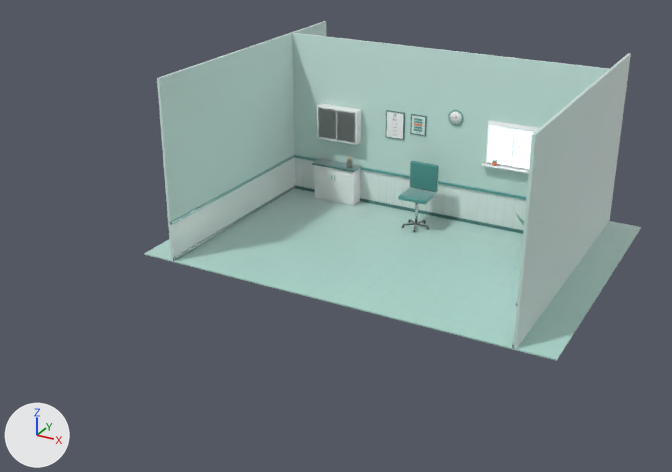
The glTF model prototype/drpatch-desk/models/room.glb: old version first, new version second.
Rendered twice from a 50 mm camera at (52.2, -112.8, 47.6) aimed at (-2.3, -13.7, -1.9). Arrows for +X, +Y and +Z are at lower left; the lights stay in place. The first picture is the older version. Where no turn or scale is listed for an object, it has been applied to the vertices. Vertices at exactly the same position are counted once.

Names of what the first picture shows: 'BackWall', 'BaseL', 'CabinetGlass', 'ChairBack', 'Floor', 'FloorSeams', 'LeftWall', 'RailL', 'RightWall', 'Wainscot', 'WainscotL', 'WainscotR', 'WindowSky' and 23 more.
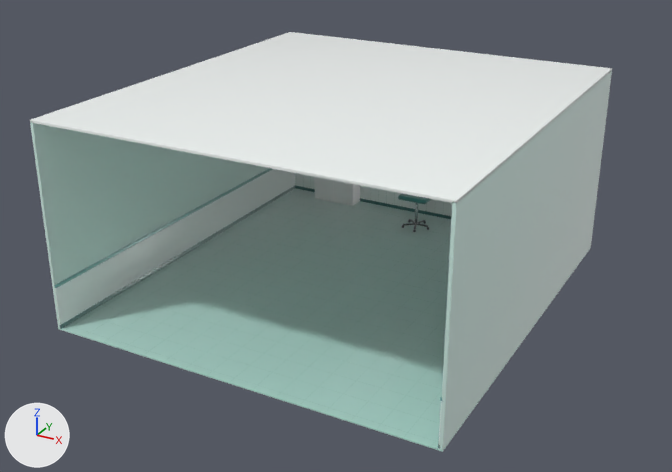
Location of each change, [x1, y1, x2, y2] in pixels of the pictures (672 x 472 px):
'Floor', moved, rescaled
    before: [144, 188, 641, 361]
    after: [58, 188, 591, 452]
'Ceiling', added
    after: [30, 32, 612, 204]
'LeftWall', moved, rescaled
    before: [157, 21, 326, 261]
    after: [30, 121, 269, 328]
'RightWall', moved, rescaled (46% wider, 28% taller)
    before: [513, 53, 631, 349]
    after: [439, 71, 612, 450]
'WainscotL', moved, rescaled
    before: [170, 157, 295, 261]
    after: [55, 169, 295, 329]
'FloorSeams', moved
    before: [144, 191, 641, 359]
    after: [66, 191, 450, 444]
'BaseL', moved
    before: [173, 186, 295, 261]
    after: [60, 186, 295, 329]
'RailL', moved
    before: [170, 155, 294, 225]
    after: [54, 168, 272, 288]
'WainscotR', moved, rescaled
    before: [513, 306, 517, 345]
    after: [439, 401, 442, 442]
'BackWall', unchanged, covered by the edit
    before: [292, 33, 609, 196]
'Wainscot', unchanged, covered by the edit
    before: [295, 158, 526, 230]
    after: [295, 173, 452, 216]

Diff of the bpy script that builds the scene:
```diff
--- a/prototype/drpatch-desk/models/room.glb.py
+++ b/prototype/drpatch-desk/models/room.glb.py
@@ me_cube @@
-me_cube.from_pydata(...)  # 216 vertices, 428 faces; spans x -30.0..30.0, y -22.0..22.0, z -0.1..0.1
+me_cube.from_pydata(...)  # 216 vertices, 428 faces; spans x -25.2..25.2, y -27.5..27.5, z -0.1..0.1
+# me_cube part 1: the whole mesh is scaled about its middle by (0.84, 1.25, 1)
 me_cube.materials.append(mat_floor)
@@ me_cube_038 @@
-me_cube_038.from_pydata(...)  # 216 vertices, 428 faces; spans x -0.2..0.2, y -22.0..22.0, z -13.0..13.0
+me_cube_038.from_pydata(...)  # 216 vertices, 428 faces; spans x -0.2..0.2, y -27.5..27.5, z -13.0..13.0
+# me_cube_038 part 2: the whole mesh is scaled about its middle by (1, 1.25, 1)
 me_cube_038.materials.append(mat_wall)
@@ me_cube_039 @@
-me_cube_039.from_pydata(...)  # 216 vertices, 428 faces; spans x -0.2..0.2, y -22.0..22.0, z -13.0..13.0
+me_cube_039.from_pydata(...)  # 216 vertices, 428 faces; spans x -0.2..0.2, y -27.5..27.5, z -13.0..13.0
+# me_cube_039 part 3: the whole mesh is scaled about its middle by (1, 1.25, 1)
 me_cube_039.materials.append(mat_wall)
@@ me_cube_077 @@
-me_cube_077.from_pydata(...)  # 216 vertices, 428 faces; spans x 0.0, y -22.0..22.0, z -2.8..2.8
+me_cube_077.from_pydata(...)  # 216 vertices, 428 faces; spans x 0.0, y -27.5..27.5, z -2.8..2.8
+# me_cube_077 part 4: the whole mesh is scaled about its middle by (1, 1.25, 1)
 me_cube_077.materials.append(mat_wall_lower)
@@ me_cube_080 @@
-me_cube_080.from_pydata(...)  # 216 vertices, 428 faces; spans x 0.0, y -22.0..22.0, z -2.8..2.8
+me_cube_080.from_pydata(...)  # 216 vertices, 428 faces; spans x 0.0, y -27.5..27.5, z -2.8..2.8
+# me_cube_080 part 5: the whole mesh is scaled about its middle by (1, 1.25, 1)
 me_cube_080.materials.append(mat_wall_lower)
@@ ob_basel @@
 ob_basel = bpy.data.objects.new('BaseL', me_cube_079)
-ob_basel.location = (-24.8, 2.0, -7.8)
+ob_basel.location = (-24.8, -14.6, -7.8)
@@ ob_floor @@
 ob_floor = bpy.data.objects.new('Floor', me_cube)
-ob_floor.location = (0.0, 2.0, -8.1)
+ob_floor.location = (0.0, -14.5, -8.1)
@@ ob_floorseams @@
 ob_floorseams = bpy.data.objects.new('FloorSeams', me_cube_001)
-ob_floorseams.location = (-30.0, 2.0, -8.0)
+ob_floorseams.location = (-24.0, -14.6, -8.0)
@@ ob_leftwall @@
 ob_leftwall = bpy.data.objects.new('LeftWall', me_cube_038)
-ob_leftwall.location = (-25.0, 2.0, 4.9)
+ob_leftwall.location = (-25.0, -14.5, 4.9)
@@ ob_raill @@
 ob_raill = bpy.data.objects.new('RailL', me_cube_078)
-ob_raill.location = (-24.8, 2.0, -2.3)
+ob_raill.location = (-24.8, -14.6, -2.3)
@@ ob_railr @@
 ob_railr = bpy.data.objects.new('RailR', me_cube_081)
-ob_railr.location = (24.8, 2.0, -2.3)
+ob_railr.location = (24.8, -14.6, -2.3)
@@ ob_rightwall @@
 ob_rightwall = bpy.data.objects.new('RightWall', me_cube_039)
-ob_rightwall.location = (25.0, 2.0, 4.9)
+ob_rightwall.location = (25.0, -14.5, 4.9)
@@ ob_wainscotl @@
 ob_wainscotl = bpy.data.objects.new('WainscotL', me_cube_077)
-ob_wainscotl.location = (-24.8, 2.0, -5.2)
+ob_wainscotl.location = (-24.8, -14.6, -5.2)
@@ ob_wainscotr @@
 ob_wainscotr = bpy.data.objects.new('WainscotR', me_cube_080)
-ob_wainscotr.location = (24.8, 2.0, -5.2)
+ob_wainscotr.location = (24.8, -14.6, -5.2)
@@ ob_ceiling @@
+ob_ceiling = bpy.data.objects.new('Ceiling', me_cube_084_1)  # 216 vertices, 428 faces; spans x -25.2..25.2, y -27.5..27.5, z -0.2..0.2; in mat_ceiling (white #f4faf8)
+ob_ceiling.location = (0.0, -14.5, 18.0)
```
